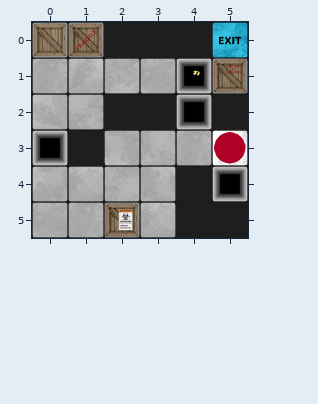
Tiled map: Content/maps/zone1/OneTooMany.tmx. That is the earlier state.
Cells are 100x100 px. Shown: x 0..5, y 0..5. Tiles whose own drawing changed are shown in their newer look in all pictures.
The result:
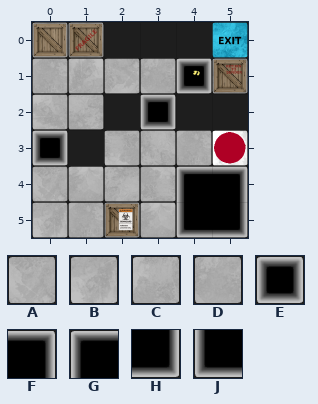
Key: from "sprite_sheet": A 40, B 52, C 56, D 60, E 77; from "sprite_sheet - Copy": F 79, G 81, H 100, J 102.
_ is an empty cell.
Objects are placed by their top-left corner, in cells (3,4 is the top-left corner of cell 3,4); size is 1x1 cell unless given.
From the commit log: Update sprite_sheet with more pit sprites, add movement for player wiht dynamic game map boundaries
From old to new:
Layer "One Too Many!":
y 4: x 0 C -> A
y 5: x 0 D -> B
Layer "Elements":
changed: E "Pit3" at 4,2 -> E "Pit3" at 3,2
changed: E "BottomlessPit" at 5,4 -> F "BottomlessPit" at 5,4
added: G "BottomlessPit" at 4,4
added: J "BottomlessPit" at 4,5
added: H "BottomlessPit" at 5,5
Changed places in both pictures, as pixel boxes (x1, y1, x2, y2):
changed: (140, 94, 212, 130)
changed: (32, 167, 67, 238)
changed: (176, 166, 248, 238)
